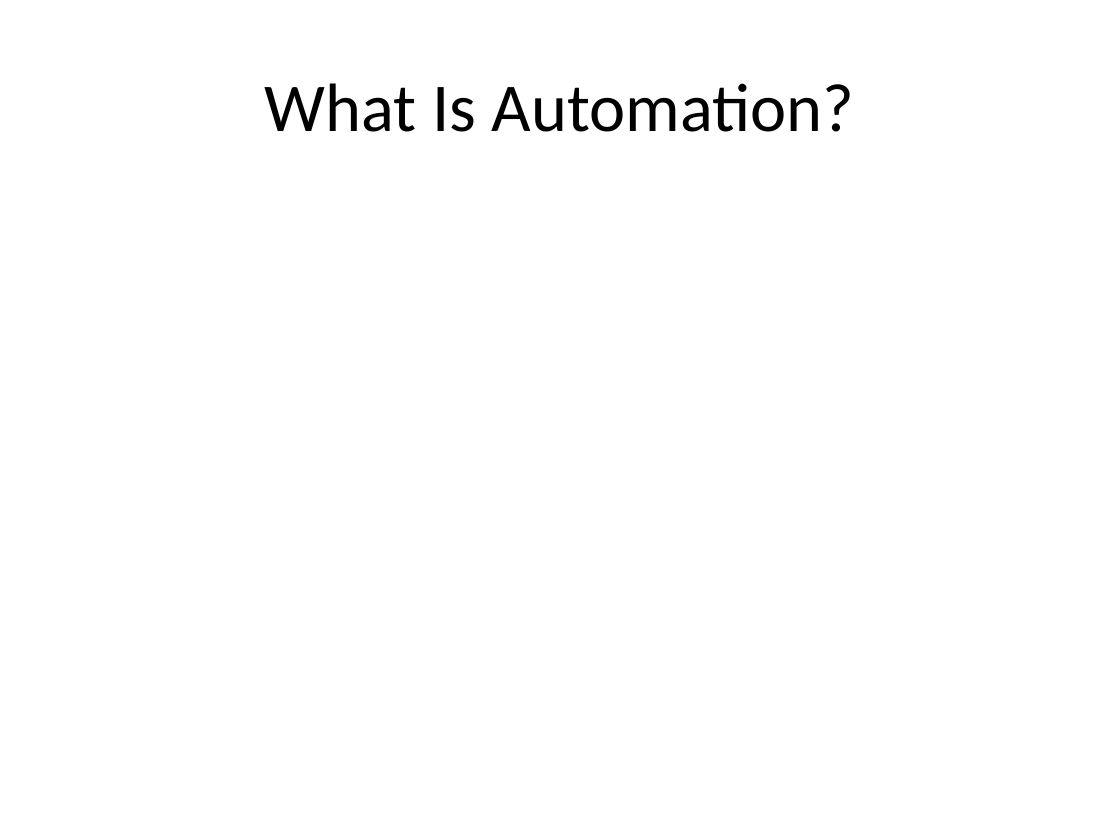
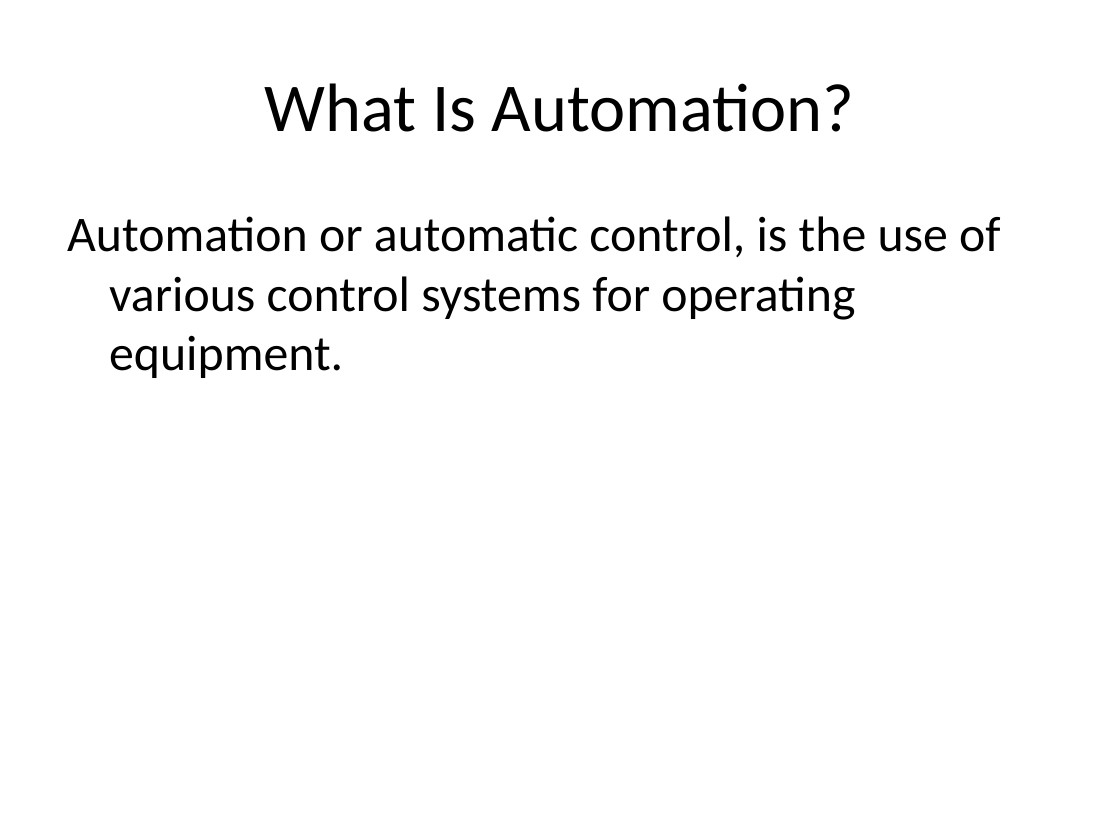
Before and after one commit to raselahmmedgit/fscd-hrpfs-docs, a slide deck: slide 3 of Proposal Docs/hr_proposal.pptx. Drawn at 1120x840 pixels with LibreOffice and Linux fonts; fonts in the diff are those of the drawing. Boxes give left, top, right and bottom in pixels: in the first picture for what was removed or moved away, otherwise in the second. Text is boxed around its words. In the diff, an @@ line names an element or a change of style, - is before the commit and + after.

Commit message:
2014-03-16

```diff
--- a/Proposal Docs/hr_proposal.pptx
+++ b/Proposal Docs/hr_proposal.pptx
@@ text added at (67,216,1000,378), 32 pt, text #000000 @@
+Automation or automatic control, is the use of various control systems for operating equipment.
```
Also in this commit, not shown: 4 other slides changed.
